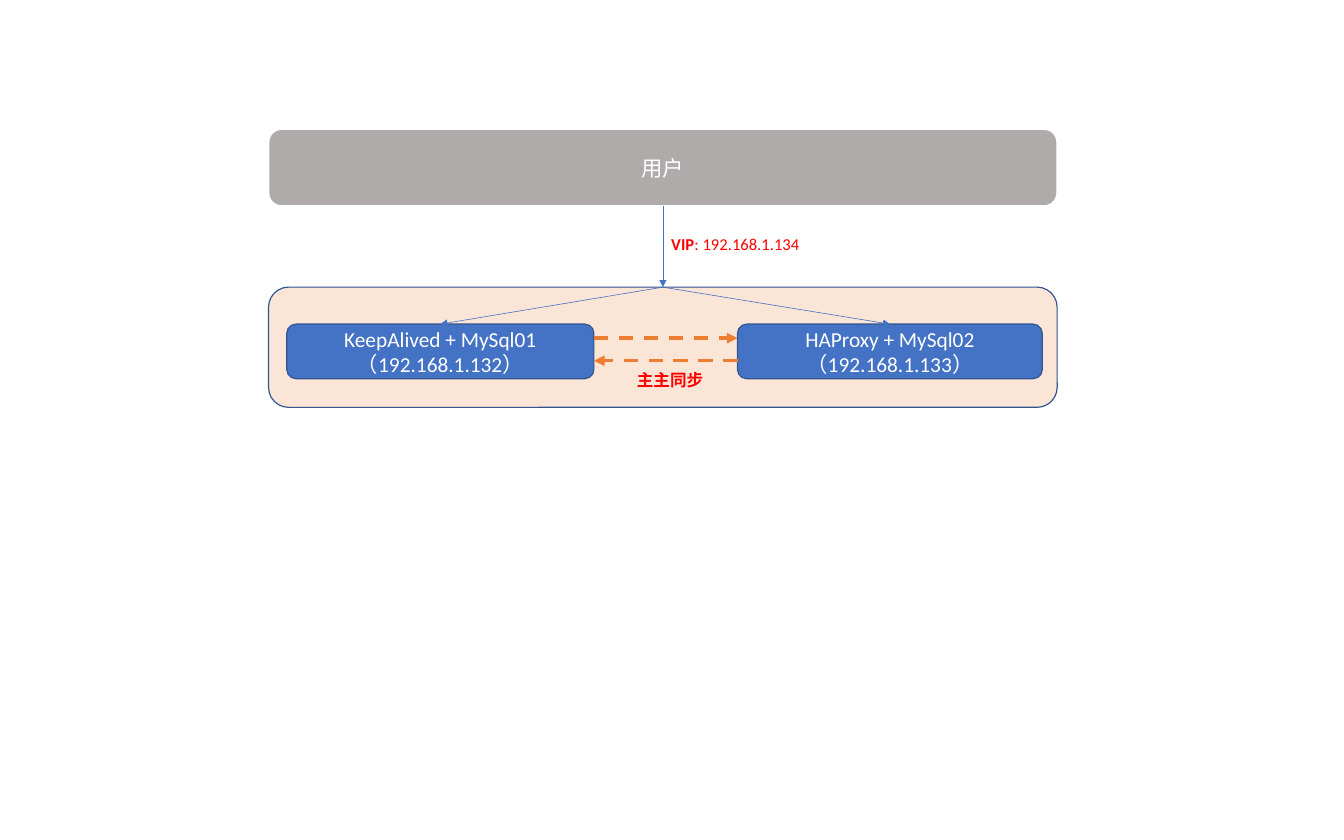
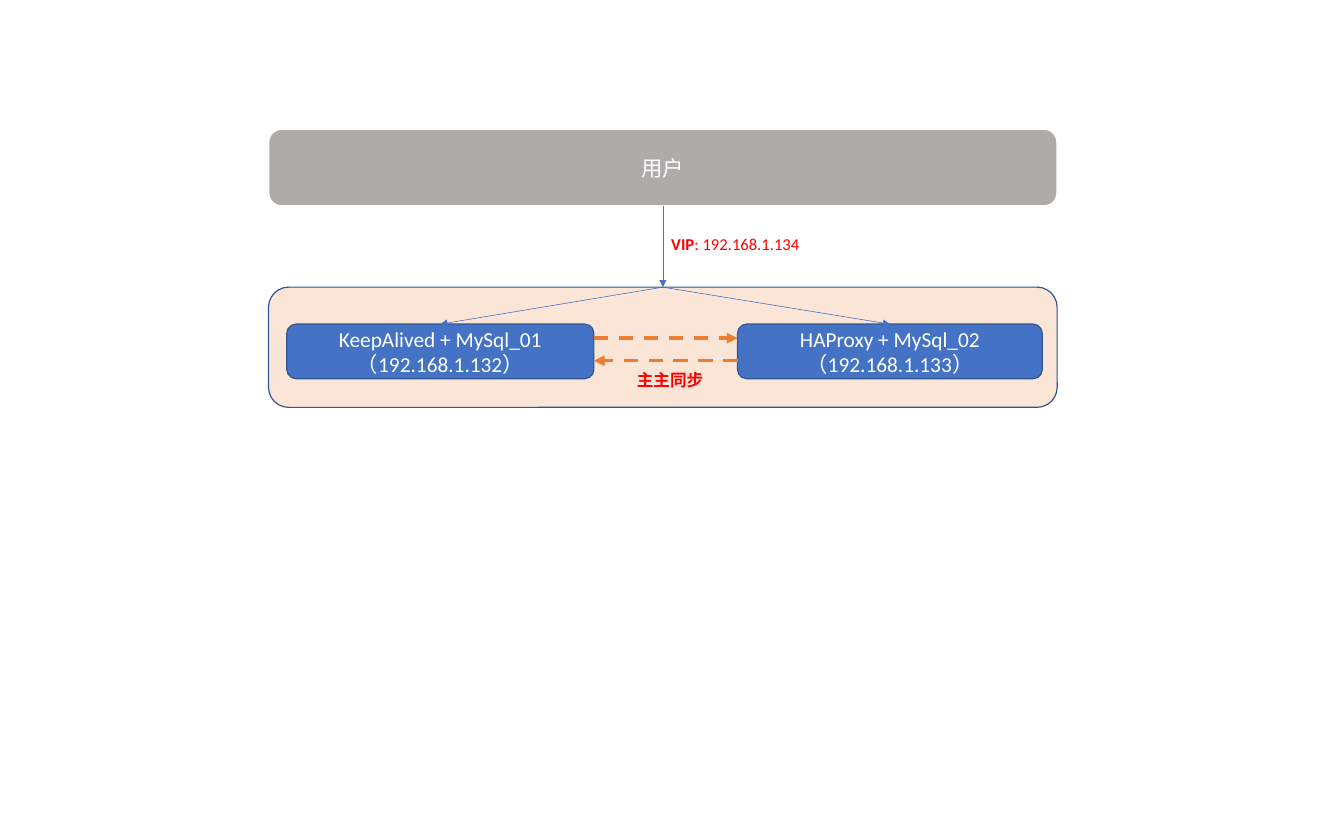
Before and after one commit to RuanXiaosi/ruanxinyu.github.com, a slide deck: slide 4 of posts/我的博客规划路线图/规划图.pptx. Drawn at 1344x840 pixels with LibreOffice and Linux fonts; fonts in the diff are those of the drawing. Boxes give left, top, right and bottom in pixels: in the first picture for what was removed or moved away, otherwise in the second. Text is boxed around its words. In the diff, an @@ line names an element or a change of style, - is before the commit and + after.

```diff
--- a/posts/我的博客规划路线图/规划图.pptx
+++ b/posts/我的博客规划路线图/规划图.pptx
@@ text in rounded rectangle at (339, 332, 542, 374): text changed @@
-KeepAlived + MySql01（192.168.1.132）
+KeepAlived + MySql_01（192.168.1.132）
@@ text in rounded rectangle at (800, 332, 980, 374): text changed @@
-HAProxy + MySql02 （192.168.1.133）
+HAProxy + MySql_02 （192.168.1.133）
```
Also in this commit, not shown: 1 slide added, 27 other files.
